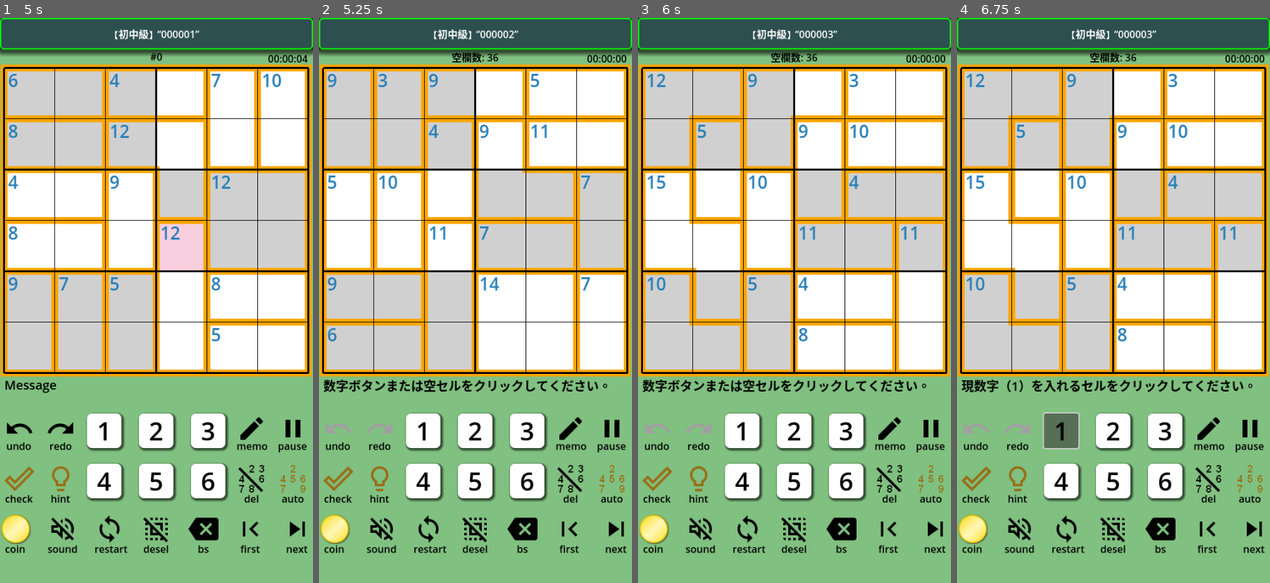
Above: before the commit, frames 1-4 (left to right).
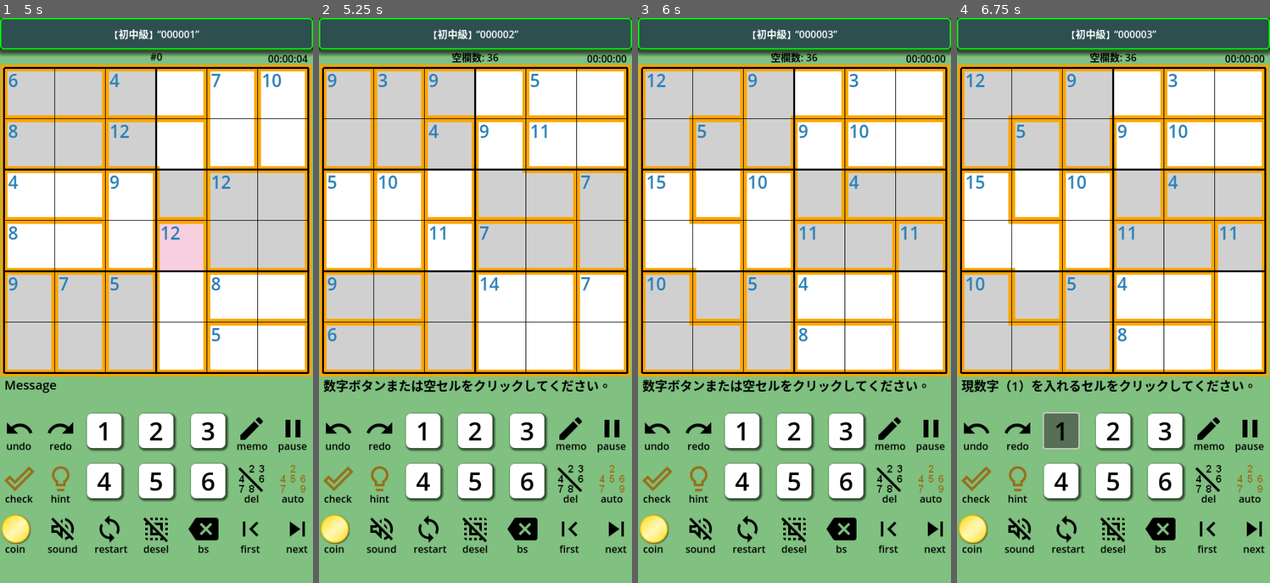
Above: after the commit, the same moments.

Repository: vivisuke/GD4KillerSudoku6
Game: Godot game, scene res://main_scene.tscn
The game is run twice, just before and just after one commit, with the same random seed, the same clock (stepped at 60 frames per second) and the same inputs.
Inputs:
- Up to frame 1 (5 s): click "undo" at 0.5 s; click "redo" at 1.25 s; click "hint" at 2 s; click "restart" at 2.75 s; click "restart" at 3.5 s; click "restart" at 4.25 s
- Up to frame 2 (5.25 s): click "next" at 5 s
- Up to frame 3 (6 s): click "next" at 5.75 s
- Up to frame 4 (6.75 s): click "1" at 6.5 s

Frame 1 is identical in both runs. In frame 2, 0.2% of the frame differs, in the area x 2-24%, y 71-74%; in frame 3, 0.2%; in frame 4, 0.2%.
Error after the commit: Invalid access of index '-1' on a base object of type: 'Array'. (res://scripts/main_scene.gd:1621)

Commit message:
0076 ◎ C 04/13 04/15 0.001│ToDo│undo 機能実装 0077 ◎ C 04/13 04/15 0.001│ToDo│redo 機能実装

Diff:
--- a/GD4KillerSudoku6/main_scene.tscn
+++ b/GD4KillerSudoku6/main_scene.tscn
@@ -561,6 +561,8 @@
 mouse_filter = 2
 color = Color(1, 1, 1, 0)
 
+[connection signal="pressed" from="HBC1/UndoButton" to="." method="_on_undo_button_pressed"]
+[connection signal="pressed" from="HBC1/RedoButton" to="." method="_on_redo_button_pressed"]
 [connection signal="pressed" from="HBC1/Button1" to="." method="_on_button_1_pressed"]
 [connection signal="pressed" from="HBC1/Button2" to="." method="_on_button_2_pressed"]
 [connection signal="pressed" from="HBC1/Button3" to="." method="_on_button_3_pressed"]
--- a/GD4KillerSudoku6/scripts/main_scene.gd
+++ b/GD4KillerSudoku6/scripts/main_scene.gd
@@ -1534,9 +1534,11 @@
 	print("locked double: ", bix)
 	#
 	init_candidates()		# 可能候補数字計算 → candidates_bit[]
+	bix = find_hidden_single()
+	print("hidden single basic: ", bix)
 	remove_candidates_in_cage()		# 各ケージに入らない候補数字削除
 	bix = find_hidden_single()
-	print("hidden single: ", bix)
+	print("hidden single cand: ", bix)
 	bix = find_naked_single()
 	print("naked single: ", bix)
 	#
@@ -1611,3 +1613,46 @@
 	update_all_status()
 	print_cages()
 	pass # Replace with function body.
+
+
+func _on_undo_button_pressed():
+	if paused: return		# ポーズ中
+	undo_ix -= 1
+	var item = undo_stack[undo_ix]
+	if item[UNDO_ITEM_TYPE] == UNDO_TYPE_CELL:
+		var txt = str(item[UNDO_ITEM_OLD]) if item[UNDO_ITEM_OLD] != 0 else ""
+		input_labels[item[UNDO_ITEM_IX]].text = txt
+		var lst = item[UNDO_ITEM_MEMOIX]
+		for i in range(lst.size()):
+			flip_memo_num(lst[i], item[UNDO_ITEM_NEW])
+		var mb = item[UNDO_ITEM_MEMO]
+		flip_memo_bits(item[UNDO_ITEM_IX], mb)
+	elif item[UNDO_ITEM_TYPE] == UNDO_TYPE_MEMO:
+		flip_memo_num(item[UNDO_ITEM_IX], item[UNDO_ITEM_NUM])
+	elif item[UNDO_ITEM_TYPE] == UNDO_TYPE_AUTO_MEMO:
+		var lst = item[UNDO_ITEM_MEMO_LST]
+		for ix in range(N_CELLS):
+			set_memo_bits(ix, lst[ix])
+	elif item[UNDO_ITEM_TYPE] == UNDO_TYPE_DEL_MEMO:
+		var lst = item[UNDO_ITEM_MEMO_LST]
+		for ix in range(N_CELLS):
+			set_memo_bits(ix, lst[ix])
+	update_all_status()
+func _on_redo_button_pressed():
+	if paused: return		# ポーズ中
+	var item = undo_stack[undo_ix]
+	if item[UNDO_ITEM_TYPE] == UNDO_TYPE_CELL:
+		var txt = str(item[UNDO_ITEM_NEW]) if item[UNDO_ITEM_NEW] != 0 else ""
+		input_labels[item[UNDO_ITEM_IX]].text = txt
+		var lst = item[UNDO_ITEM_MEMOIX]
+		for i in range(lst.size()):
+			flip_memo_num(lst[i], item[UNDO_ITEM_NEW])
+		if item[UNDO_ITEM_NEW] != 0: clear_all_memo(item[UNDO_ITEM_IX])
+	elif item[UNDO_ITEM_TYPE] == UNDO_TYPE_MEMO:
+		flip_memo_num(item[UNDO_ITEM_IX], item[UNDO_ITEM_NUM])
+	elif item[UNDO_ITEM_TYPE] == UNDO_TYPE_AUTO_MEMO:
+		do_auto_memo()
+	elif item[UNDO_ITEM_TYPE] == UNDO_TYPE_DEL_MEMO:
+		remove_all_memo()
+	undo_ix += 1
+	update_all_status()
Not shown, changed: GD4KillerSudoku6.spr
